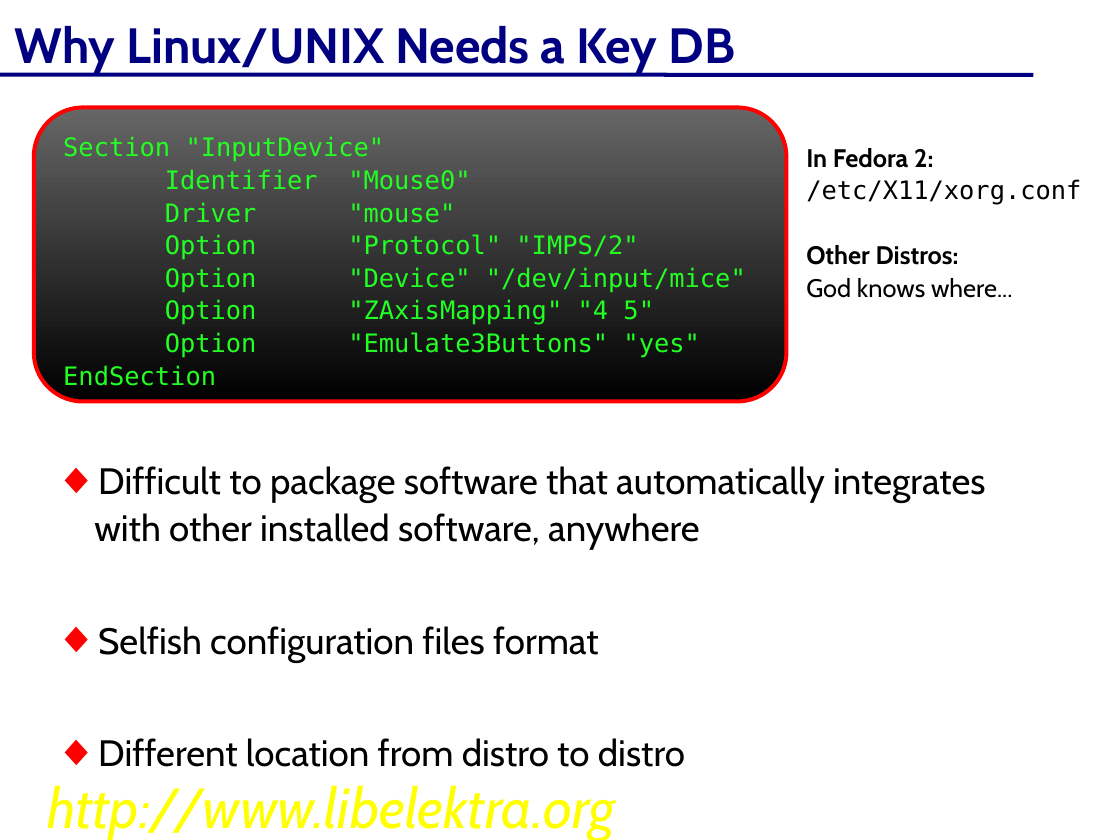
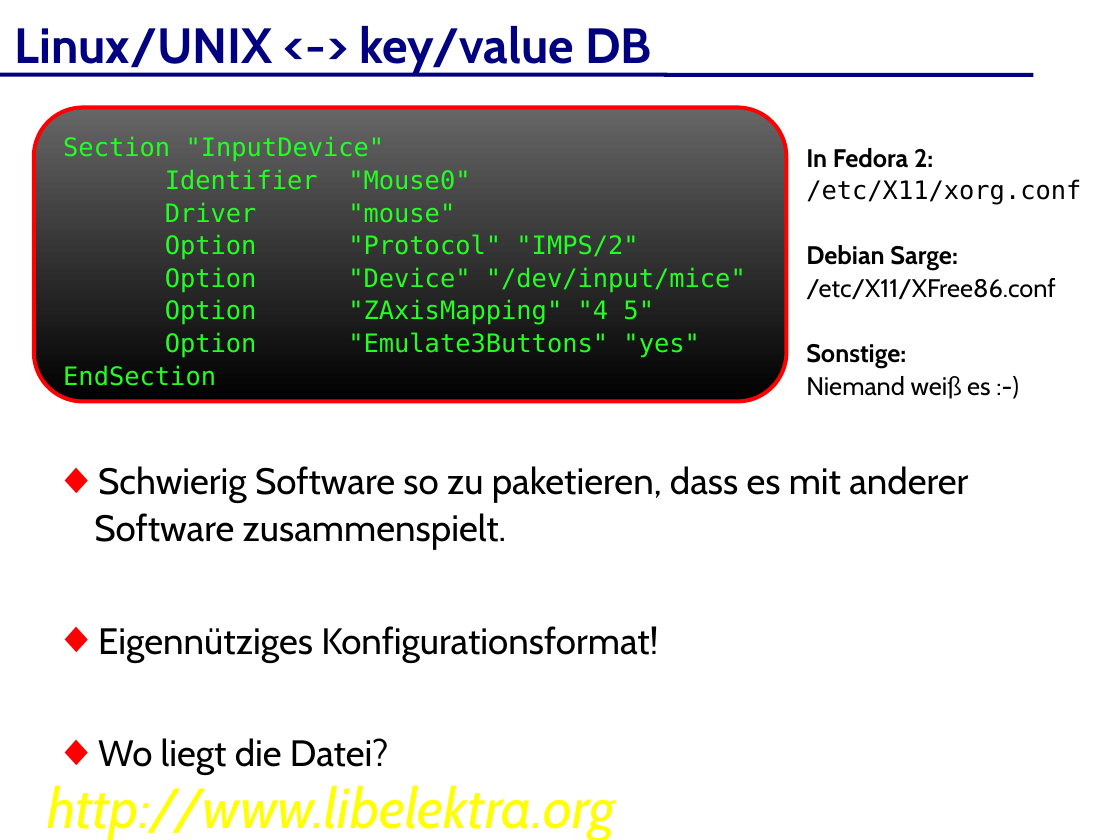
Before and after one commit to ElektraInitiative/libelektra, a slide deck: slide 9 of doc/elektra-de.odp. Drawn at 1120x840 pixels with LibreOffice and Linux fonts; fonts in the diff are those of the drawing; background and template pictures are left out. Boxes give left, top, right and bottom in pixels: in the first picture for what was removed or moved away, otherwise in the second. Text is boxed around its words. In the diff, an @@ line names an element or a change of style, - is before the commit and + after.

```diff
--- a/doc/elektra-de.odp
+++ b/doc/elektra-de.odp
@@ text at [15, 26, 652, 74]: text changed @@
-Why Linux/UNIX Needs a Key DB
+Linux/UNIX <-> key/value DB
@@ text at [806, 245, 1056, 399]: text changed @@
-Other Distros:
-God knows where...
+Debian Sarge:
+/etc/X11/XFree86.conf
+Sonstige:
+Niemand weiß es :-)
@@ text removed at [94, 466, 985, 767] @@
-◆ Difficult to package software that automatically integrates with other installed software, anywhere
-◆ Selfish configuration files format
-◆ Different location from distro to distro
@@ text added at [94, 466, 968, 775], 26 pt, text #000000 @@
+◆ Schwierig Software so zu paketieren, dass es mit anderer Software zusammenspielt.
+◆ Eigennütziges Konfigurationsformat!
+◆ Wo liegt die Datei?
```
Also in this commit, not shown: 25 other slides changed, 12 slides added, 11 slides removed.
